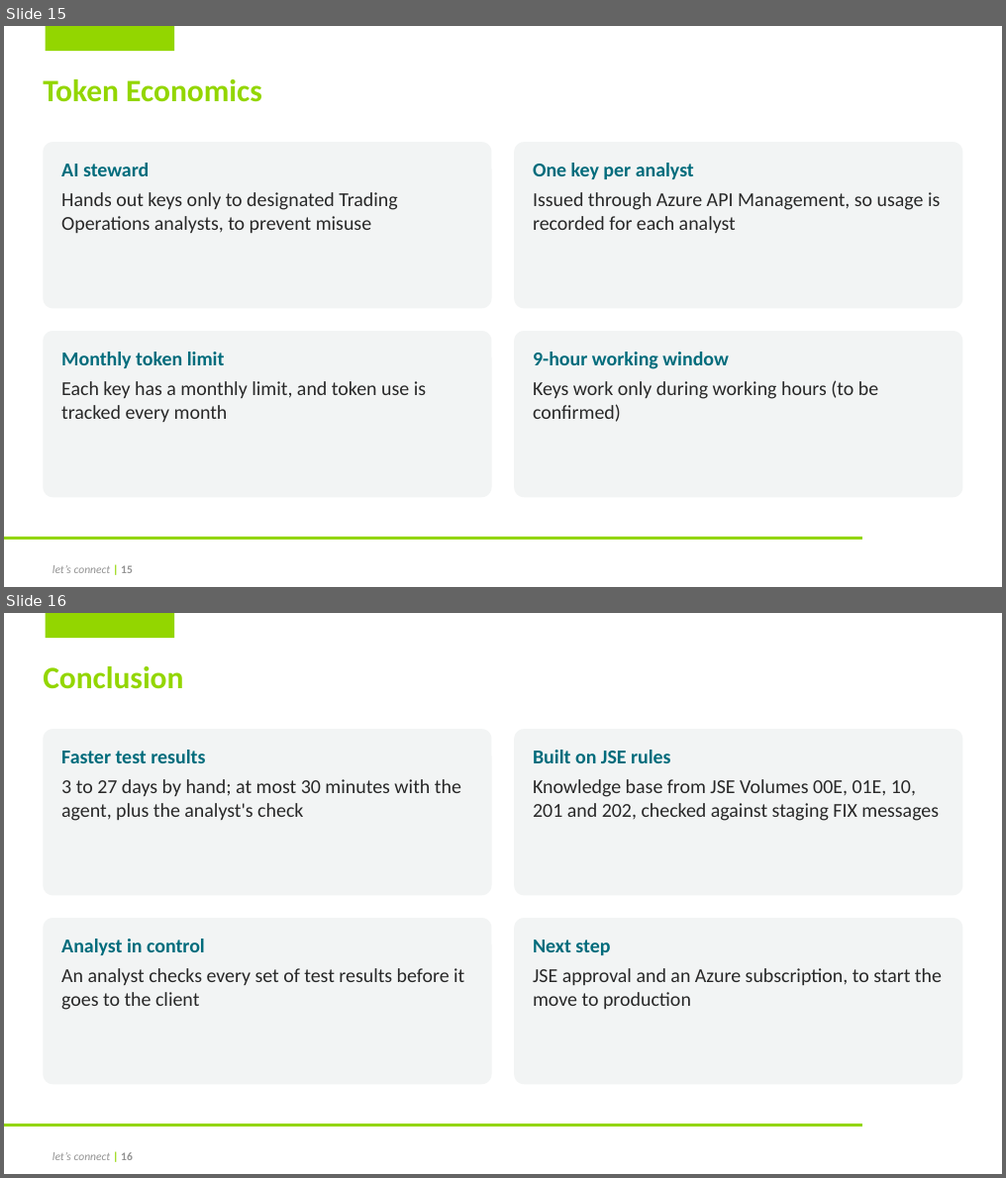
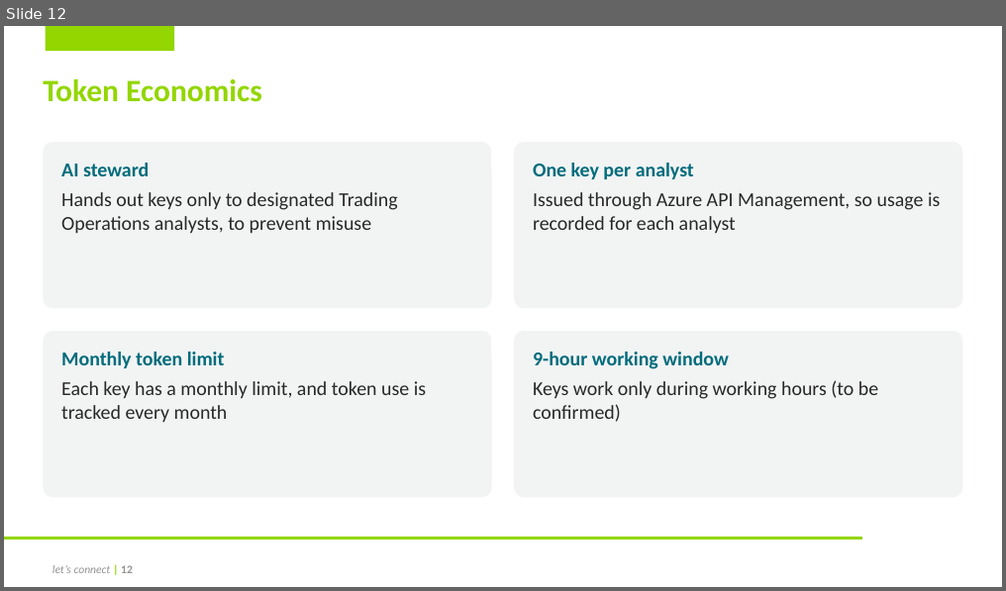
Before and after one commit to MainDevWork/Trading_Conformance_Agent, a slide deck: Documents/Trading_Conformance_Agent_Pitch.pptx. Shown one above the other, each under a label of ours: slides 15 and 16 before the commit, slide 12 after it. The pictures are 1006x1178 and 1006x591 pixels, drawn with LibreOffice and Linux fonts; fonts in the diff are those of the drawing; background and template pictures are left out. Boxes give left, top, right and bottom in pixels: in the first picture for what was removed or moved away, otherwise in the second. Text is boxed around its words. In the diff, an @@ line names an element or a change of style, - is before the commit and + after.

```diff
--- a/Documents/Trading_Conformance_Agent_Pitch.pptx
+++ b/Documents/Trading_Conformance_Agent_Pitch.pptx
@@ slide 16 removed at box(4, 613, 1002, 1174), background #FFFFFF; not listed: 3 template elements that a slide beside it also shows @@
@@ title removed at box(43, 666, 183, 689) @@
-Conclusion
@@ rounded rectangle removed at box(43, 729, 491, 896) @@
@@ rounded rectangle removed at box(515, 729, 963, 896) @@
@@ text removed at box(61, 750, 461, 821) @@
-Faster test results
-3 to 27 days by hand; at most 30 minutes with the agent, plus the analyst's check
@@ text removed at box(533, 750, 939, 821) @@
-Built on JSE rules
-Knowledge base from JSE Volumes 00E, 01E, 10, 201 and 202, checked against staging FIX messages
@@ rounded rectangle removed at box(43, 919, 491, 1085) @@
@@ text removed at box(61, 939, 464, 1010) @@
-Analyst in control
-An analyst checks every set of test results before it goes to the client
@@ rounded rectangle removed at box(515, 919, 963, 1085) @@
@@ text removed at box(533, 940, 942, 1010) @@
-Next step
-JSE approval and an Azure subscription, to start the move to production
@@ what was slide 15 is now slide 12 @@
@@ text at box(53, 566, 133, 573): text changed @@
-let’s connect | 15
+let’s connect | 12
```
Also in this commit, not shown: 1 slide changed, 1 slide added, 4 other slides removed, 1 other file.
